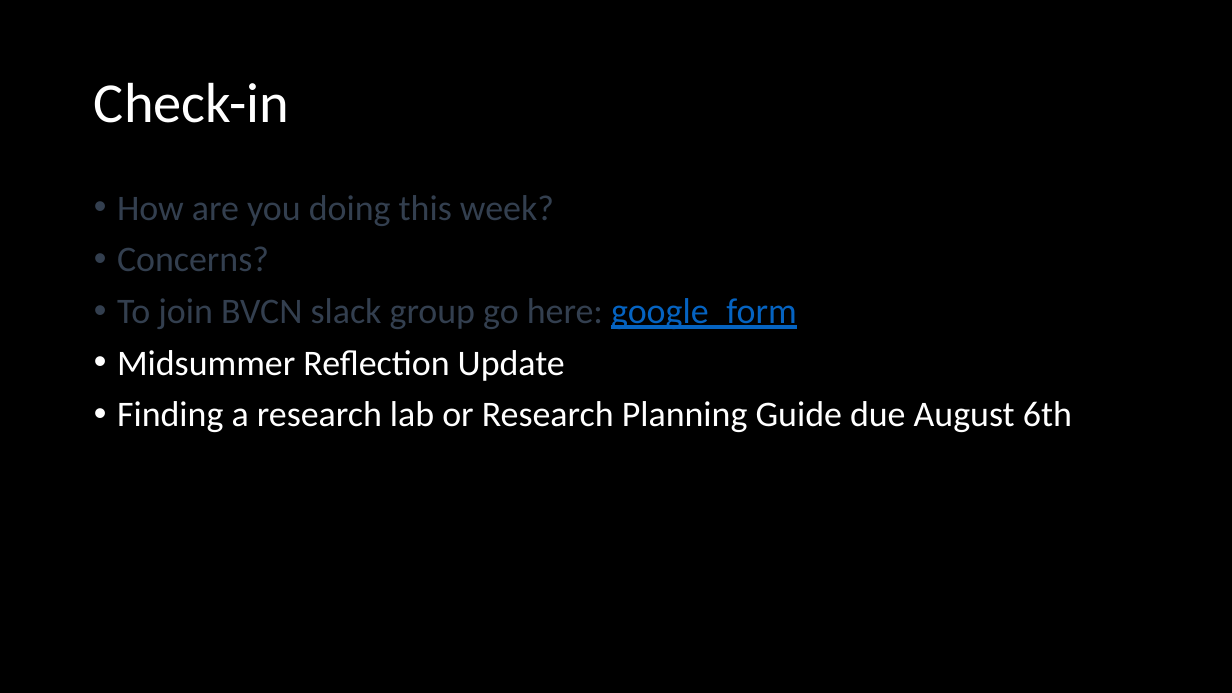
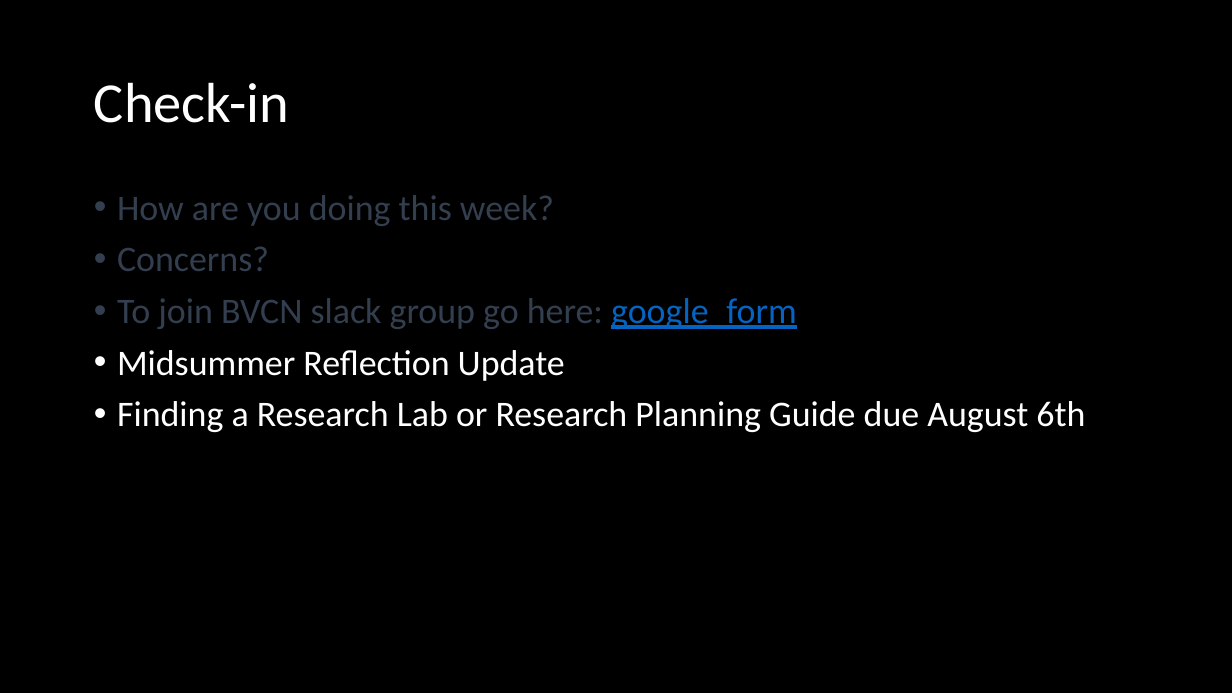
Before and after one commit to madmolecularman/MARC-Summer-2020, a slide deck: slide 6 of resources/coding/coding_necessities_3.pptx. Drawn at 1232x693 pixels with LibreOffice and Linux fonts; fonts in the diff are those of the drawing. Boxes give left, top, right and bottom in pixels: in the first picture for what was removed or moved away, otherwise in the second. Text is boxed around its words. In the diff, an @@ line names an element or a change of style, - is before the commit and + after.

```diff
--- a/resources/coding/coding_necessities_3.pptx
+++ b/resources/coding/coding_necessities_3.pptx
@@ text at box(117, 401, 1085, 432): text changed @@
-• Finding a research lab or Research Planning Guide due August 6th
+• Finding a Research Lab or Research Planning Guide due August 6th
```
Also in this commit, not shown: 1 other slide changed, 1 slide added, 1 other file.
